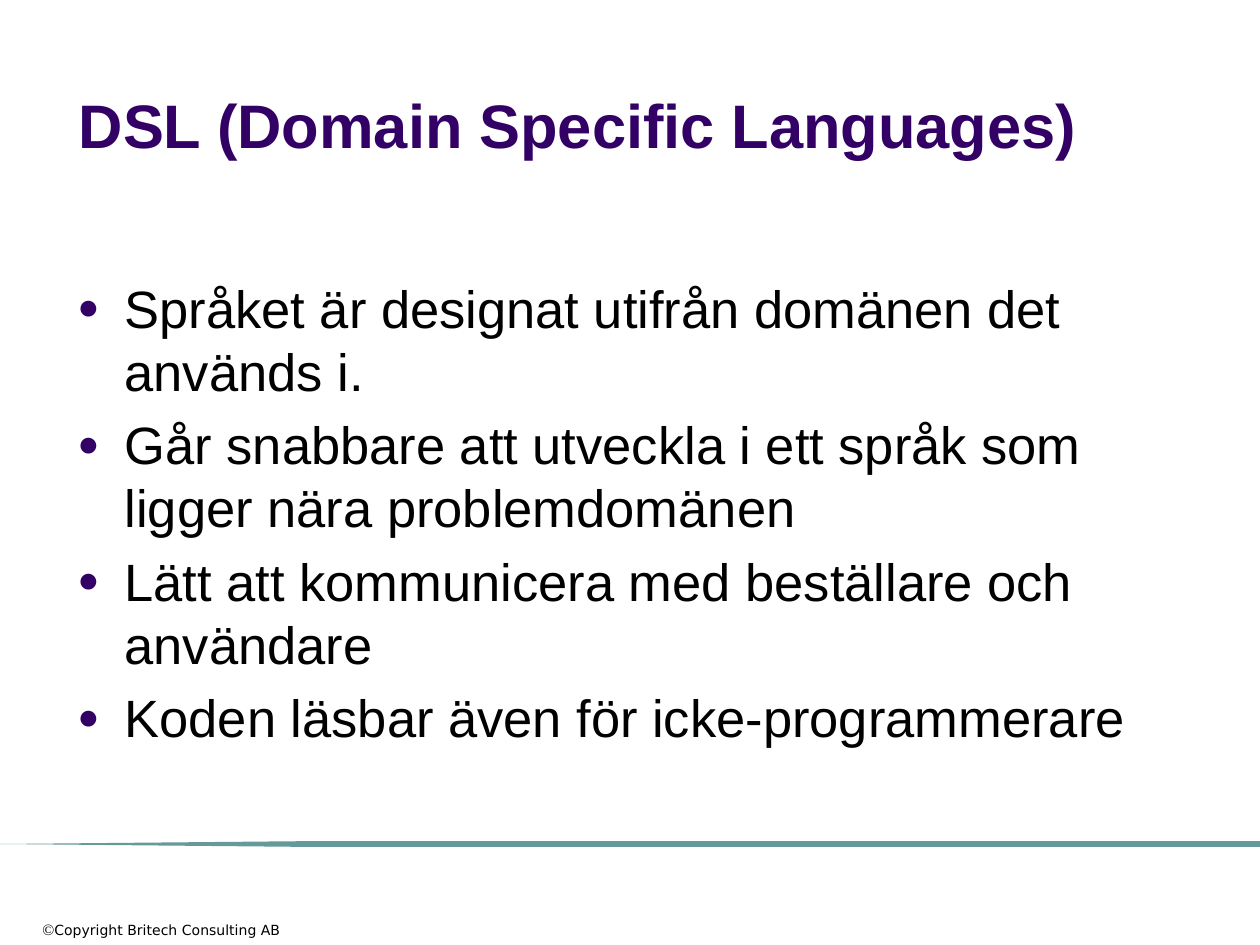
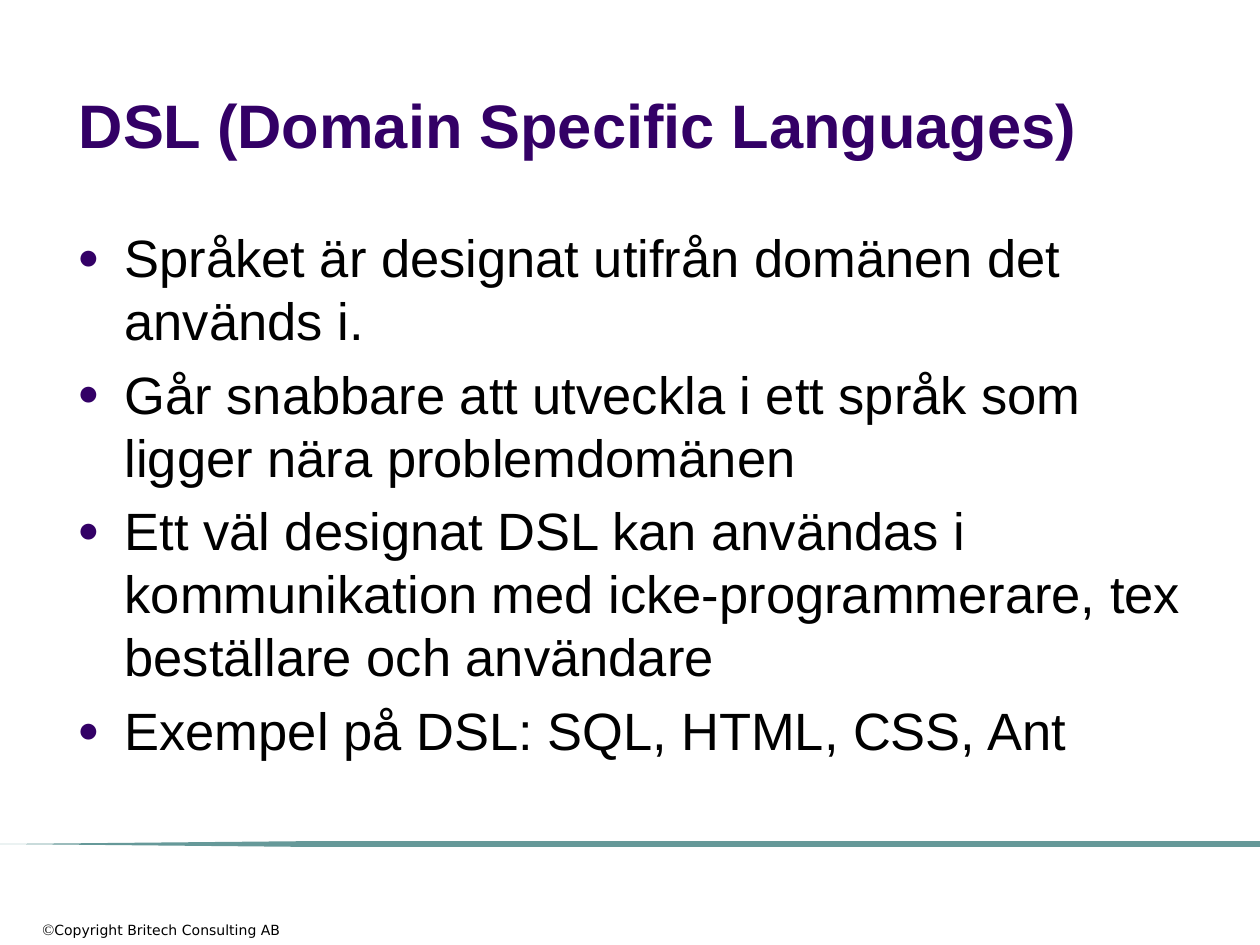
Before and after one commit to me97esn/groovyseminarium, a slide deck: slide 15 of groovyseminarie/dokument/groovyseminarium_source_w_logo.pptx (slide 14 before the commit). Drawn at 1260x945 pixels with LibreOffice and Linux fonts; fonts in the diff are those of the drawing; background and template pictures are left out. Boxes give left, top, right and bottom in pixels: in the first picture for what was removed or moved away, otherwise in the second. Text is boxed around its words. In the diff, an @@ line names an element or a change of style, - is before the commit and + after.

```diff
--- a/groovyseminarie/dokument/groovyseminarium_source_w_logo.pptx
+++ b/groovyseminarie/dokument/groovyseminarium_source_w_logo.pptx
@@ text "Språket är designat utifrån domänen ...": place and size @@
-text "Språket är designat utifrån domänen ..." at [125,286,1124,748]
+text "Språket är designat utifrån domänen ..." at [125,235,1180,761]
@@ text at [125,512,1180,761]: text changed @@
-● Lätt att kommunicera med beställare och användare
-● Koden läsbar även för icke-programmerare
+● Ett väl designat DSL kan användas i kommunikation med icke-programmerare, tex beställare och användare
+● Exempel på DSL: SQL, HTML, CSS, Ant
```
Also in this commit, not shown: 10 other slides changed, 1 slide added, 3 other files.
